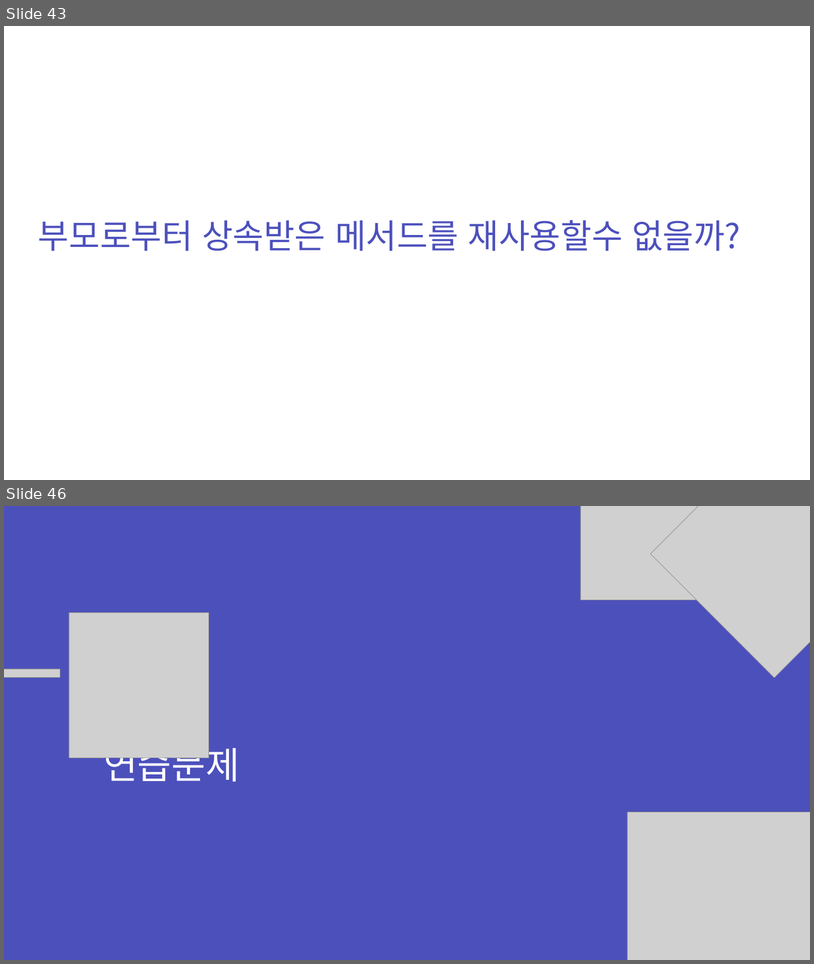
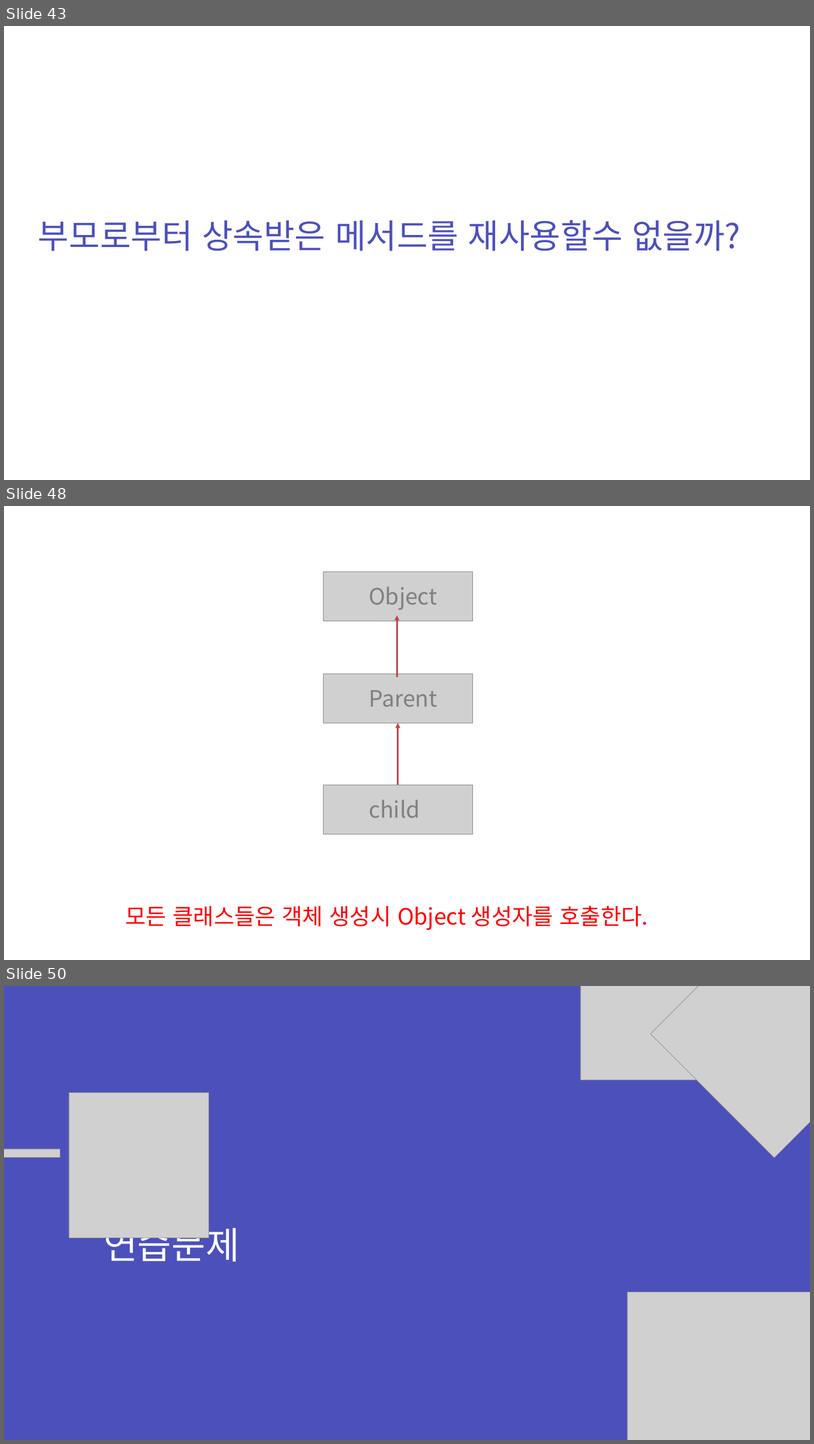
Before and after one commit to zest132/JavaLecture, a slide deck: JavaLecture/LectureFile/java 9강.pptx. Shown one above the other, each under a label of ours: slides 43 and 46 before the commit, slides 43, 48 and 50 after it; the slides between them are not shown. The pictures are 814x964 and 814x1444 pixels, drawn with LibreOffice and Linux fonts; fonts in the diff are those of the drawing; grey boxes stand for pictures. Boxes give left, top, right and bottom in pixels: in the first picture for what was removed or moved away, otherwise in the second. Text is boxed around its words. In the diff, an @@ line names an element or a change of style, - is before the commit and + after.

```diff
--- a/JavaLecture/LectureFile/java 9강.pptx
+++ b/JavaLecture/LectureFile/java 9강.pptx
@@ slide 48 added at [4, 506, 810, 960], background #FFFFFF @@
@@ picture added at [323, 571, 473, 621] @@
@@ text added at [369, 586, 437, 610], 40 pt, text #808080 @@
+Object
@@ arrow added from (397, 677) to (397, 615), #BF4C48 3 pt @@
@@ picture added at [323, 674, 473, 723] @@
@@ text added at [369, 690, 437, 706], 40 pt, text #808080 @@
+Parent
@@ arrow added from (398, 784) to (398, 723), #BF4C48 3 pt @@
@@ picture added at [323, 784, 473, 834] @@
@@ text added at [369, 799, 420, 817], 40 pt, text #808080 @@
+child
@@ text added at [126, 906, 648, 930], 40 pt, text #FF0000 @@
+모든 클래스들은 객체 생성시 Object 생성자를 호출한다.
@@ what was slide 46 is now slide 50 @@
```
Also in this commit, not shown: 2 slides changed, 7 other slides added, 4 slides removed, 3 other files.
